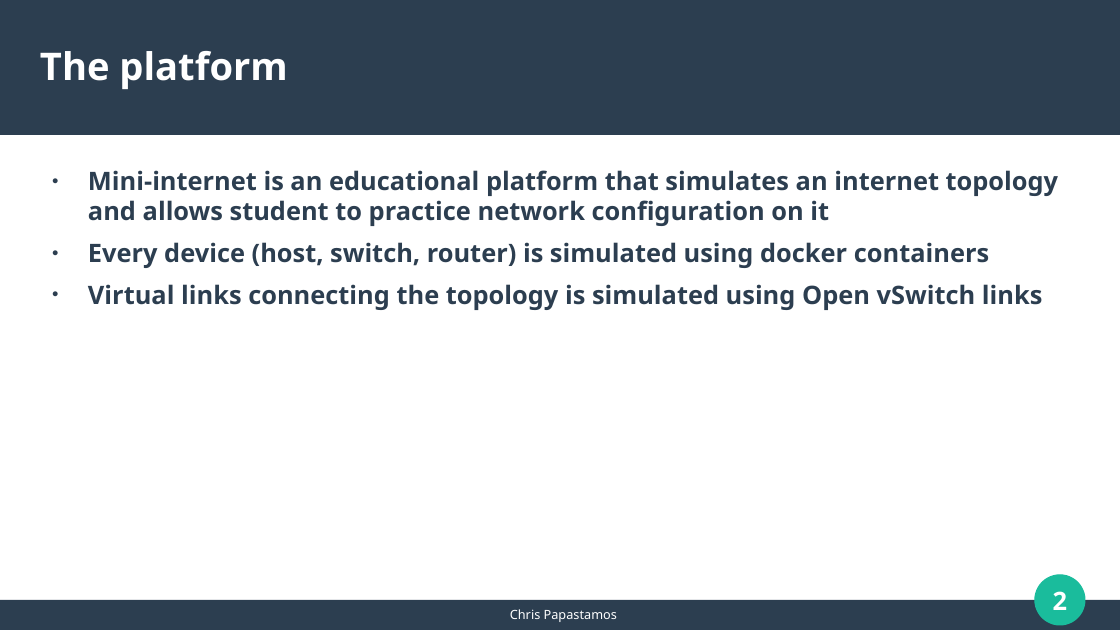
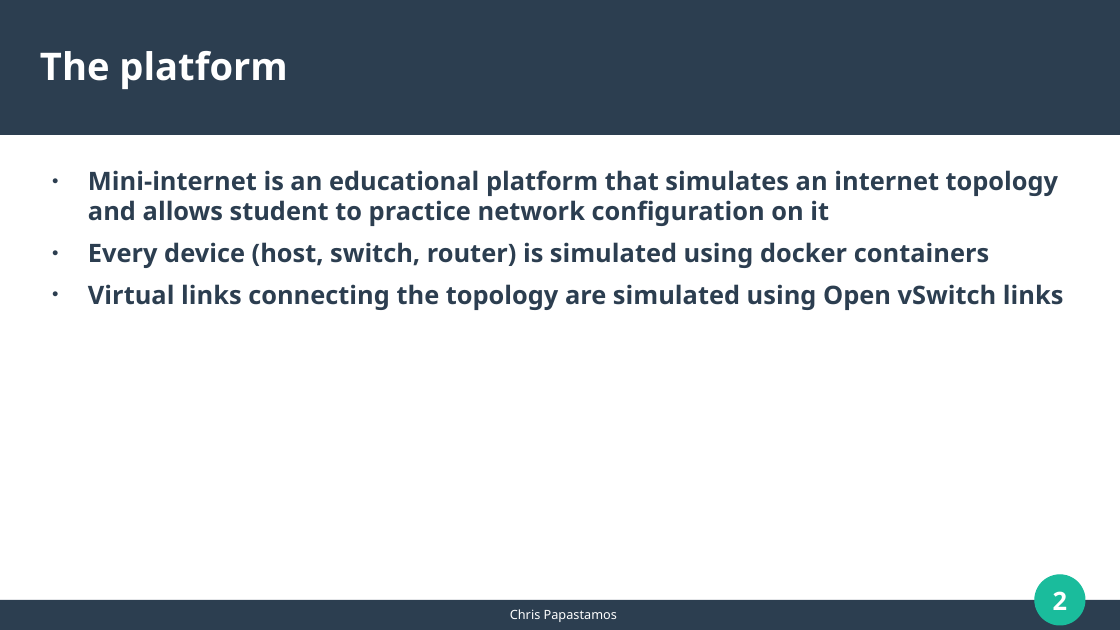
Before and after one commit to papastam/mini_internet_extention, a slide deck: slide 2 of HY436-Assignment4/session1/mini-internet_intro.odp. Drawn at 1120x630 pixels with LibreOffice and Linux fonts; fonts in the diff are those of the drawing. Boxes give left, top, right and bottom in pixels: in the first picture for what was removed or moved away, otherwise in the second. Text is boxed around its words. In the diff, an @@ line names an element or a change of style, - is before the commit and + after.

```diff
--- a/HY436-Assignment4/session1/mini-internet_intro.odp
+++ b/HY436-Assignment4/session1/mini-internet_intro.odp
@@ text at (88, 284, 1064, 310): text changed @@
-● Virtual links connecting the topology is simulated using Open vSwitch links
+● Virtual links connecting the topology are simulated using Open vSwitch links
```
Also in this commit, not shown: 4 other slides changed, 1 slide added, 3 other files.
